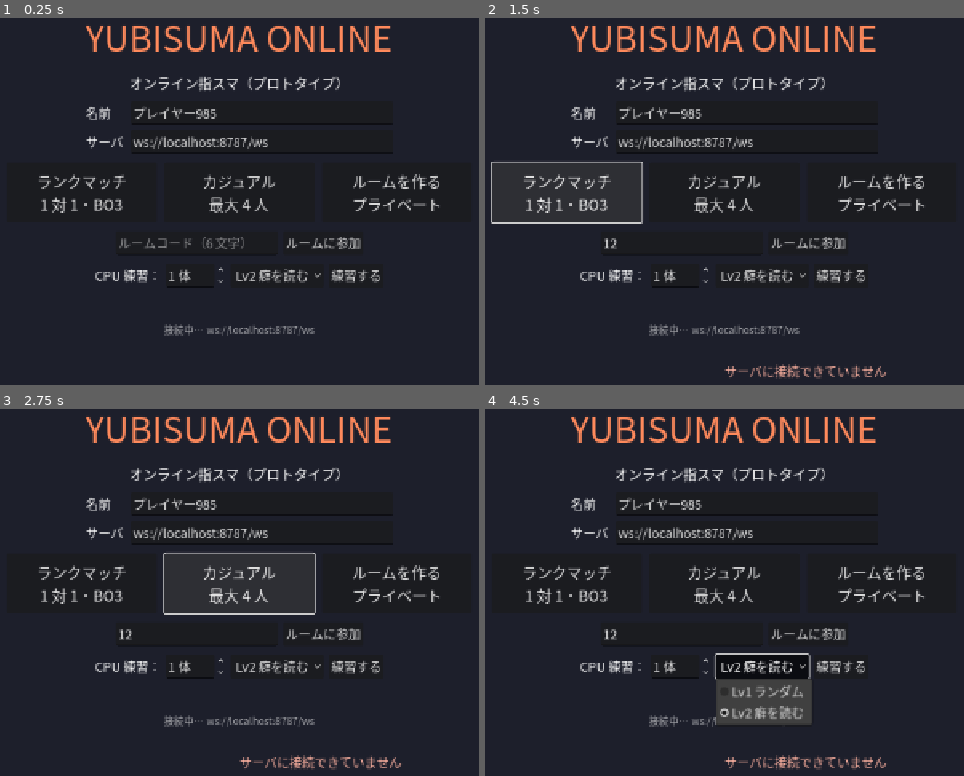
Above: before the commit, frames 1-4 (two rows, left to right).
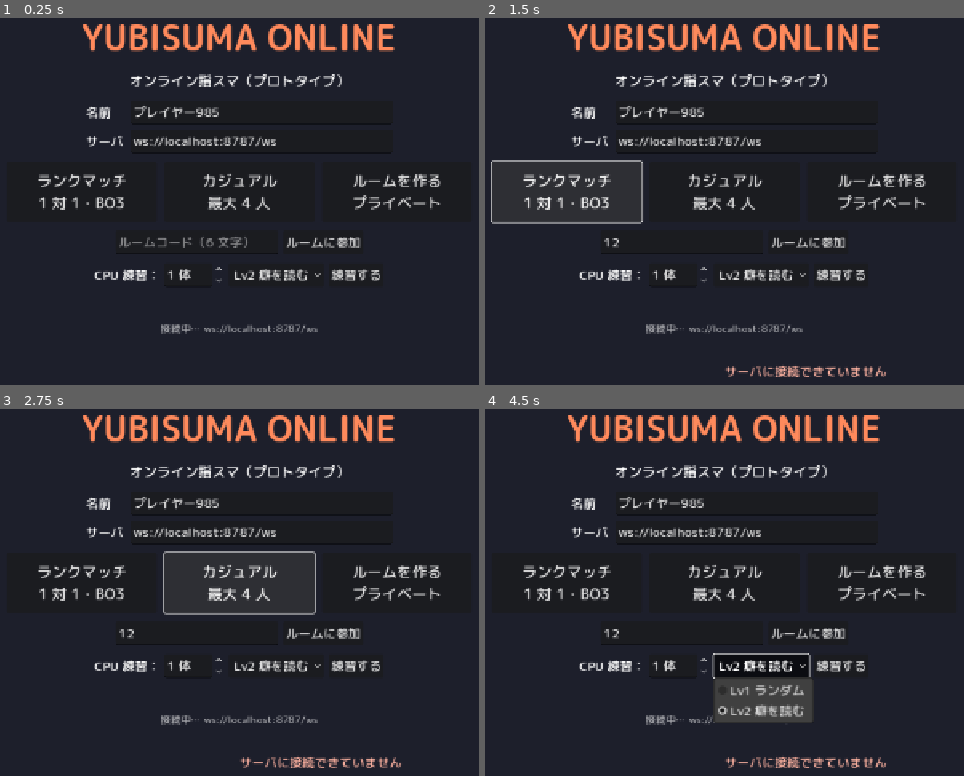
Above: after the commit, the same moments.

Repository: Teanyq/share_ai_reserch
Game: Godot game, scene res://scenes/main.tscn
The game is run twice, just before and just after one commit, with the same random seed, the same clock (stepped at 60 frames per second) and the same inputs.
Inputs (mouse positions are in pixels of both pictures, inside the frame that each line leads up to):
- Up to frame 1 (0.25 s): no input
- Up to frame 2 (1.5 s): click (681, 241) at 0.52 s; type "12" at 0.6 s; click "ランクマッチ 1 対 1・BO3" at 1.25 s
- Up to frame 3 (2.75 s): click "カジュアル 最大 4 人" at 2 s
- Up to frame 4 (4.5 s): click "ルームを作る プライベート" at 2.75 s; click "ルームに参加" at 3.5 s; click "Lv2 癖を読む" at 4.25 s

The runs differ from the first frame. In frame 1, 7.8% of the frame differs, in the area x 7-93%, y 1-87%; in frame 2, 8.5%; in frame 3, 8.5%; in frame 4, 8.8%, in the area x 7-93%, y 1-99%.

Commit message:
サーバ公開に対応：Web 版クライアントを配信し URL だけで遊べるように
- Godot の Web 書き出し（server/public、wasm は gzip のみ）とサーバからの静的配信
- Web 版は配信元サーバへ自動接続、?room= の招待 URL でルームに直接参加
- 日本語フォント（M PLUS Rounded 1c, OFL）を同梱
- Render 用 Blueprint（yubisuma/render.yaml）と公開手順

Co-Authored-By: Claude Opus 5.5 <noreply@anthropic.com>
Claude-Session: https://claude.ai/code/session_01MNknjFmWwA96ricZXoD5dg

Diff:
--- a/yubisuma/client/scripts/main.gd
+++ b/yubisuma/client/scripts/main.gd
@@ -7,6 +7,8 @@
 const SETTINGS_PATH := "user://settings.cfg"
 const DEFAULT_SERVER := "ws://localhost:8787/ws"
 const EMOTES := ["よろしく！", "読めてるよ", "ゼロでしょ？", "せーの！", "ナイス！", "あぶなっ", "そこかー", "GG"]
+const FONT_MEDIUM := preload("res://fonts/MPLUSRounded1c-Medium.ttf")
+const FONT_BOLD := preload("res://fonts/MPLUSRounded1c-Bold.ttf")
 const MODE_NAMES := {"private": "プライベート", "casual": "カジュアル", "ranked": "ランク", "practice": "CPU練習"}
 
 var net: Net
@@ -28,6 +30,8 @@
 var guest := false  # --guest：保存済みトークンを使わず別プレイヤーとして入る（同じ PC で 2 つ起動するとき用）
 var shot_dir := ""  # --shot=<dir> で各場面のスクリーンショットを保存
 var shots_taken := {}
+var invite_code := ""  # Web 版で ?room=XXXXXX 付きの URL から開いたとき自動で参加する
+var is_web := OS.has_feature("web")
 
 # 画面
 var title_screen: Control
@@ -49,6 +53,8 @@
 
 # ロビー
 var lobby_code: Label
+var lobby_invite: Button
+var lobby_invite_url := ""
 var lobby_players: VBoxContainer
 var lobby_start: Button
 var lobby_addcpu: Button
@@ -108,6 +114,19 @@
 			shot_dir = arg.get_slice("=", 1)
 		elif arg.begins_with("--server="):
 			server_url = arg.get_slice("=", 1)
+	if is_web:
+		# Web 版は配信元と同じサーバに繋ぐ。URL パラメータで自動プレイ・招待コードを受け取る
+		server_url = str(JavaScriptBridge.eval("(location.protocol === 'https:' ? 'wss://' : 'ws://') + location.host + '/ws'"))
+		var q := func(key: String) -> String:
+			var v = JavaScriptBridge.eval("new URLSearchParams(location.search).get('%s') || ''" % key)
+			return str(v) if v != null else ""
+		invite_code = q.call("room").to_upper()
+		if q.call("autoplay") != "":
+			autoplay = q.call("autoplay")
+			autoplay_started_ms = Time.get_ticks_msec()
+		guest = q.call("guest") != ""
+		server_edit.editable = false
+		code_edit.text = invite_code
 	server_edit.text = server_url
 
 	net = Net.new()
@@ -159,6 +178,9 @@
 			_update_profile(msg.get("profile", {}))
 			if autoplay != "" and state.is_empty():
 				_autoplay_begin()
+			elif invite_code != "" and state.is_empty():
+				net.send({"type": "room.join", "code": invite_code})
+				invite_code = ""
 		"profile":
 			_update_profile(msg.get("profile", {}))
 		"kicked":
@@ -232,6 +254,10 @@
 func _render_lobby() -> void:
 	var is_host := str(state.get("hostId")) == my_id
 	lobby_code.text = "ルームコード：%s" % state.get("code", "")
+	lobby_invite.visible = is_web
+	if is_web:
+		lobby_invite_url = "%s?room=%s" % [str(JavaScriptBridge.eval("location.origin + location.pathname")), state.get("code", "")]
+		lobby_invite.text = "招待 URL をコピー"
 	for c in lobby_players.get_children():
 		c.queue_free()
 	for p in state.get("players", []):
@@ -270,7 +296,7 @@
 	if int(s.get("settings", {}).get("winsNeeded", 1)) > 1:
 		wins_text = " ｜ %d 本先取" % int(s.get("settings", {}).get("winsNeeded", 1))
 	top_label.text = "%s ｜ ゲーム %d%s ｜ ラウンド %d%s" % [
-		mode_name, int(s.get("gameNo", 1)), wins_text, int(s.get("round", 0)), "  ⚡サドンデス（当てると2本減る）" if s.get("suddenDeath") else ""]
+		mode_name, int(s.get("gameNo", 1)), wins_text, int(s.get("round", 0)), "  【サドンデス：当てると2本減る】" if s.get("suddenDeath") else ""]
 
 	# プレイヤー表示（メンバーが変わったら作り直す）
 	var ids := players.map(func(p): return str(p.get("id")))
@@ -528,7 +554,7 @@
 
 
 func _autoplay_step(type: String) -> void:
-	if type == "round.input" and str(state.get("callerId")) == my_id and not shots_taken.has("input"):
+	if type == "round.input" and shot_dir != "" and str(state.get("callerId")) == my_id and not shots_taken.has("input"):
 		_toggle_thumb(false)
 		_choose_call(2)
 		_shot("input")
@@ -664,7 +690,13 @@
 	lobby_code = _label("", 40)
 	lobby_code.add_theme_color_override("font_color", Color("ffd166"))
 	box.add_child(lobby_code)
-	box.add_child(_label("このコードをフレンドに伝えて参加してもらおう", 18))
+	var hint := _hbox(12)
+	hint.add_child(_label("このコードをフレンドに伝えて参加してもらおう", 18))
+	lobby_invite = _button("招待 URL をコピー", func():
+		DisplayServer.clipboard_set(lobby_invite_url)
+		lobby_invite.text = "コピーしました！")
+	hint.add_child(lobby_invite)
+	box.add_child(hint)
 	var cols := _hbox(40)
 	box.add_child(cols)
 
@@ -818,7 +850,10 @@
 	var t := Theme.new()
 	var font := SystemFont.new()
 	font.font_names = PackedStringArray(["Yu Gothic UI", "Meiryo", "Hiragino Sans", "Noto Sans CJK JP", "Noto Sans JP", "IPAGothic", "sans-serif"])
-	t.default_font = font
+	# 同梱フォント（Web 版には OS フォントがないため必須）。足りない字は OS フォントで補う
+	var bundled: FontFile = FONT_MEDIUM
+	bundled.fallbacks = [font]
+	t.default_font = bundled
 	t.default_font_size = 20
 	return t
 
@@ -844,6 +879,8 @@
 	var l := Label.new()
 	l.text = text
 	l.add_theme_font_size_override("font_size", font_size)
+	if font_size >= 28:
+		l.add_theme_font_override("font", FONT_BOLD)
 	return l
 
 
Not shown, added: yubisuma/client/export_presets.cfg
Binary file added: yubisuma/client/fonts/MPLUSRounded1c-Bold.ttf
Binary file added: yubisuma/client/fonts/MPLUSRounded1c-Medium.ttf
Not shown, added: yubisuma/client/fonts/OFL.txt
Not shown, changed: yubisuma/README.md
Not shown, added: yubisuma/client/export_web.sh
Not shown, changed: yubisuma/docs/04_steam_and_roadmap.md
Not shown, added: yubisuma/render.yaml
Not shown, added: yubisuma/server/public/index.apple-touch-icon.png
Not shown, added: yubisuma/server/public/index.audio.position.worklet.js
Not shown, added: yubisuma/server/public/index.audio.worklet.js
Not shown, added: yubisuma/server/public/index.html
(and 9 more such lines)
